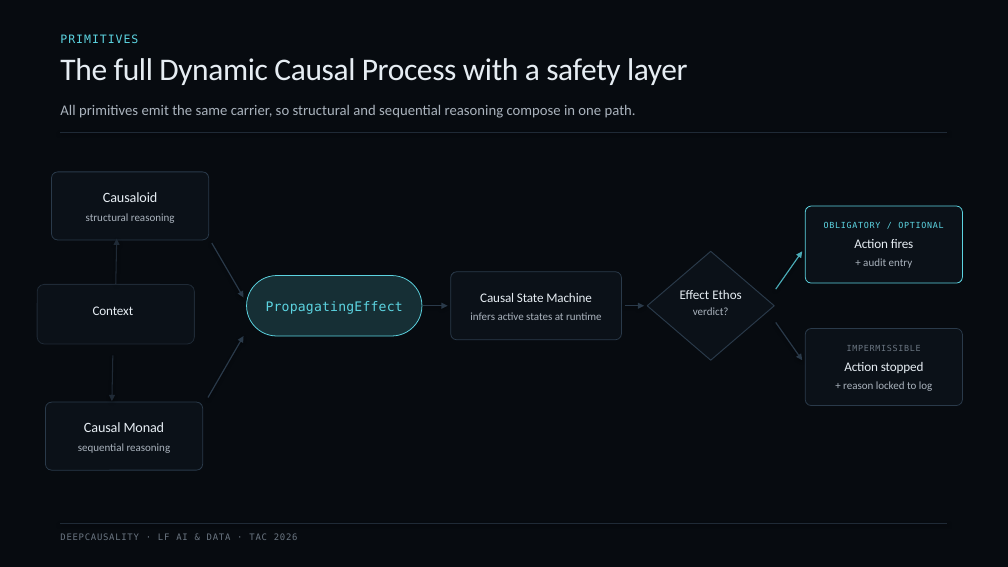
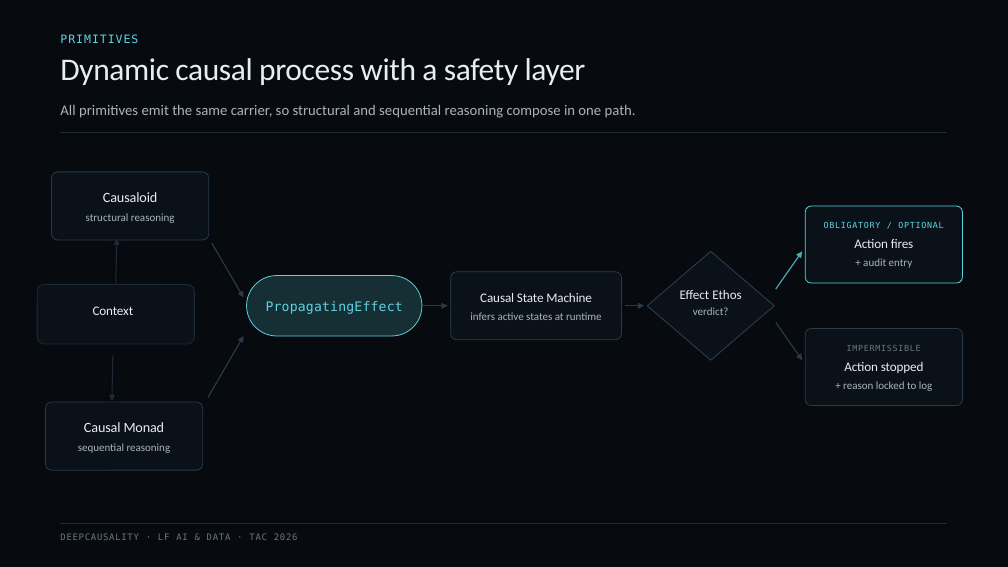
Before and after one commit to deepcausality-rs/deep_causality, a slide deck: slide 8 of docs/LF/slides/LF_2026/DeepCausality_TAC_2026.pptx (slide 7 before the commit). Drawn at 1008x567 pixels with LibreOffice and Linux fonts; fonts in the diff are those of the drawing. Boxes give left, top, right and bottom in pixels: in the first picture for what was removed or moved away, otherwise in the second. Text is boxed around its words. In the diff, an @@ line names an element or a change of style, - is before the commit and + after.

```diff
--- a/docs/LF/slides/LF_2026/DeepCausality_TAC_2026.pptx
+++ b/docs/LF/slides/LF_2026/DeepCausality_TAC_2026.pptx
@@ text at (60,58,586,85): text changed @@
-The full Dynamic Causal Process with a safety layer
+Dynamic causal process with a safety layer
```
Also in this commit, not shown: 14 other slides changed, 1 slide added.
